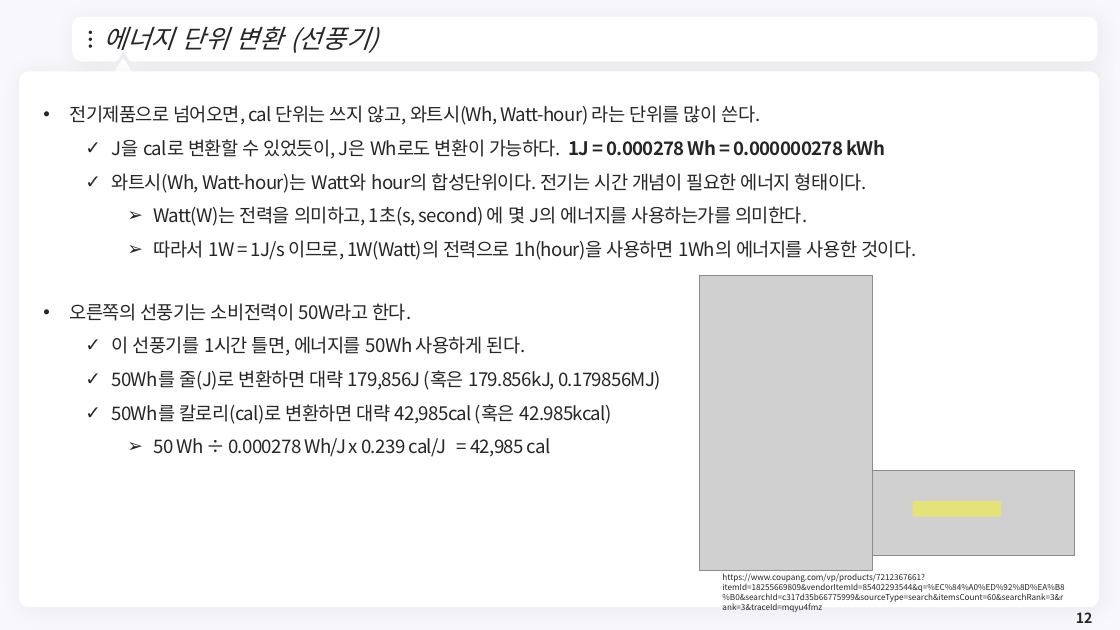
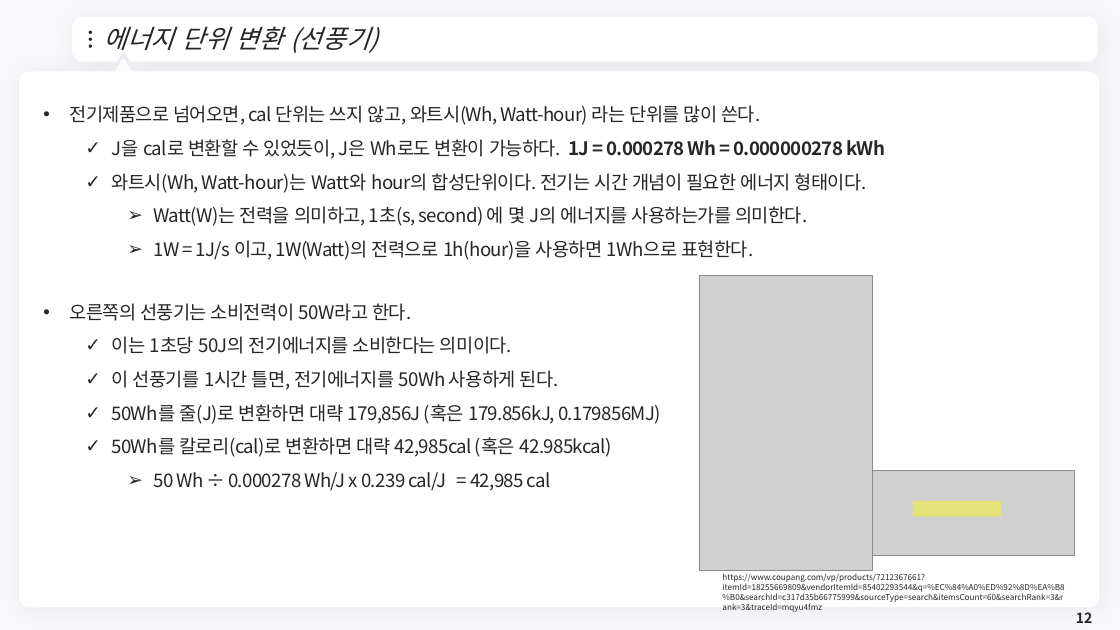
Before and after one commit to meandthey/Teaching, a slide deck: slide 12 of 에너지경제학/자원에너지경제학_Chapter_1.pptx. Drawn at 1120x630 pixels with LibreOffice and Linux fonts; fonts in the diff are those of the drawing; grey boxes stand for pictures; background and template pictures are left out. Boxes give left, top, right and bottom in pixels: in the first picture for what was removed or moved away, otherwise in the second. Text is boxed around its words. In the diff, an @@ line names an element or a change of style, - is before the commit and + after.

```diff
--- a/에너지경제학/자원에너지경제학_Chapter_1.pptx
+++ b/에너지경제학/자원에너지경제학_Chapter_1.pptx
@@ text at [154,240,753,260]: text changed @@
-    ➢ 따라서 1W = 1J/s 이므로, 1W(Watt)의 전력으로 1h(hour)을 사용하면 1Wh의 에너지를 사용한 것이다.
+    ➢ 1W = 1J/s 이고, 1W(Watt)의 전력으로 1h(hour)을 사용하면 1Wh으로 표현한다.
@@ text at [112,336,559,390]: text changed @@
-  ✓ 이 선풍기를 1시간 틀면, 에너지를 50Wh 사용하게 된다.
+  ✓ 이는 1초당 50J의 전기에너지를 소비한다는 의미이다.
+  ✓ 이 선풍기를 1시간 틀면, 전기에너지를 50Wh 사용하게 된다.
```
Also in this commit, not shown: 3 other slides changed, 4 slides added.
